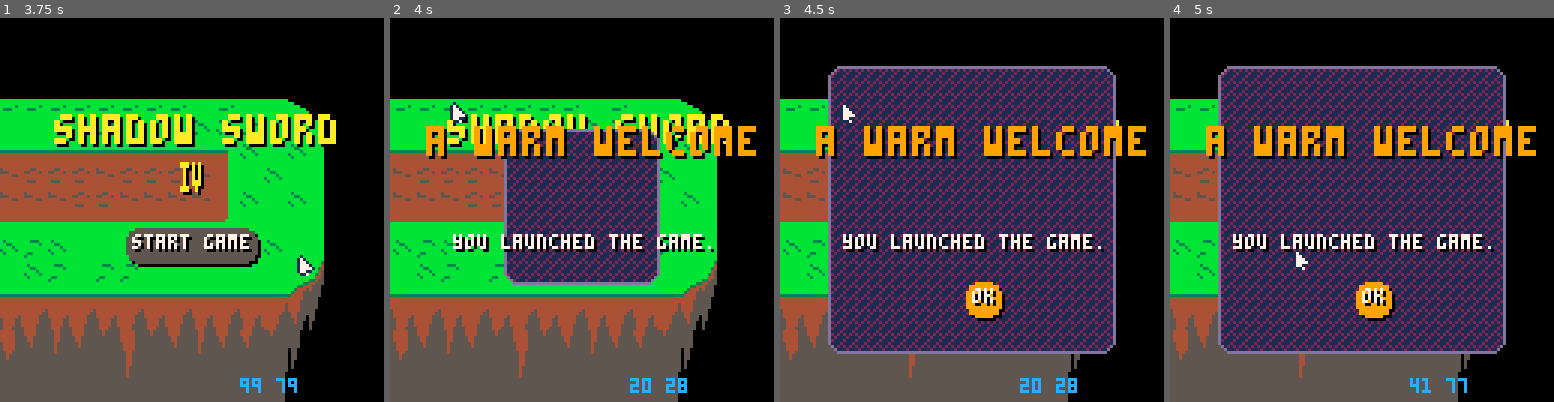
Above: before the commit, frames 1-4 (left to right).
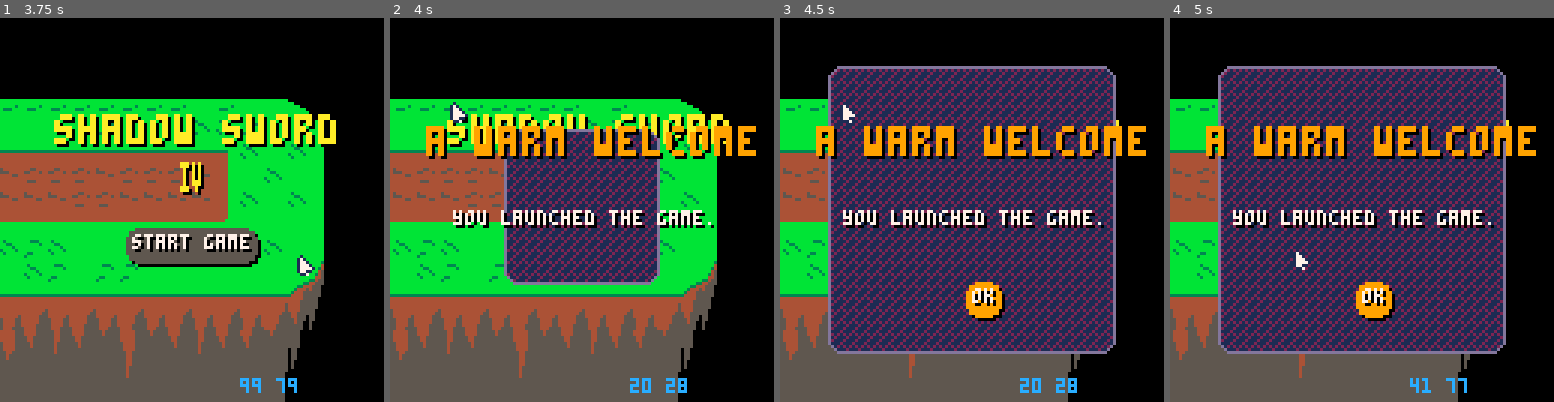
Above: after the commit, the same moments.

Repository: Mastoast/LDJam58
Game: PICO-8 cartridge ldjam58.p8
Same seed, same stepped clock (60 frames per second), same inputs: the game is played once before the commit and once after it.
Inputs (mouse positions are in pixels of both pictures, inside the frame that each line leads up to):
- Up to frame 1 (3.75 s): tap X (X key) at 0.33, 1.07, 1.85, 2.97 s; click (280, 121) at 0.67 s; tap O (Z key) at 0.7, 1.7, 2.1, 2.5, 2.9, 3.3, 3.7 s; click (46, 267) at 1.22 s; click (107, 114) at 1.77 s; click (172, 259) at 2.32 s; click (234, 106) at 2.87 s; click (295, 256) at 3.42 s
- Up to frame 2 (4 s): click (451, 102) at 3.97 s
- Up to frame 3 (4.5 s): tap X (X key) at 4.08 s; tap O (Z key) at 4.1 s
- Up to frame 4 (5 s): tap O (Z key) at 4.5, 4.9 s; click (1292, 248) at 4.52 s

Frame 1 is identical in both runs. In frame 2, 4.0% of the frame differs, in the area x 16-85%, y 50-61%; in frame 3, 4.0%; in frame 4, 4.0%.

Commit message:
Add colorblind badge

Diff:
--- a/achievements.lua
+++ b/achievements.lua
@@ -17,6 +17,7 @@
     {code = "test7", name ="\^t\^wthe end is never the end", description = "wow, you did it!", tip ="launch the game."},
     {code = "test8", name ="\^t\^wkick the bucket", description ="are you proud of yourself?", tip = "it's literal, try the foot mode." },
     {code = "test9", name ="\^t\^ware you lying to me?", description = "è_é", tip = "the the hour to something impossible."},
+    {code = "blind", name ="\^t\^wsecret mission", description = "you successfully prevented//the heist using//the 8 baboons", tip = ""},
     --{code = "", name ="", description = "", tip = ""},
 }
 
--- a/main.lua
+++ b/main.lua
@@ -52,6 +52,7 @@
 gstate
 1 = Menu
 2 = popup
+3 = colorblind mode
 ]]
 
 function restart_progress()
@@ -69,6 +70,8 @@
         update_level()
     elseif gstate == 2 then
         update_popup()
+    elseif gstate == 3 then
+        update_colorblind_mode()
     end
 end
 
@@ -119,7 +122,7 @@
 
 function _draw()
     cls(0)
-
+    if gstate == 3 then return end
     -- camera
     if shake > 0 then
         camera(cam.x - 2 + rnd(5), cam.y - 2 + rnd(5))
@@ -183,6 +186,11 @@
     return flr(min + rnd(max - min))
 end
 
+-- random choice from table
+function rchoice(table)
+    return table[flr(rnd(#table)) + 1]
+end
+
 -- find index for element in table
 function find_item_table_index(item, table)
     for k, v in pairs(table) do
--- a/menu.lua
+++ b/menu.lua
@@ -248,11 +248,20 @@
 
 function init_accessibility_menu()
     local x, y = options_accessibility_menu.x, options_accessibility_menu.y
-    local blindtxt = create(text, x + 64, y + 42)
+
+    local blindtxt = create(text, x + 64, y + 56)
     blindtxt.text = "colorblind mode"
-    blindtxt.is_centered = false
+    blindtxt.is_centered = true
     blindtxt:init()
     blindtxt.selectable = false
+    local blind_cb = create(checkbox, blindtxt.x  - 40, blindtxt.y-1)
+    blind_cb.checked = false
+    blind_cb.on_click = function(self)
+        psfx("error2")
+        unlock_badge("blind")
+        gstate = 3
+        blind_cor = cocreate(colorblind_seq)
+    end
     --
     local bckbtn = create(text, x, y)
     bckbtn.hit_w = 128
@@ -261,6 +270,28 @@
 end
 
 -- stuff
+
+function update_colorblind_mode()
+    if blind_cor and costatus(blind_cor) != 'dead' then
+        coresume(blind_cor)
+        return
+    else
+        blind_cor = nil
+    end
+end
+
+function colorblind_seq()
+    local clickcnt = 0
+    while clickcnt < 12 do
+        if btnp(❎) then
+            prand_sfx()
+            clickcnt += 1
+        end
+        yield()
+    end
+    psfx("error2")
+    gstate = 1
+end
 
 function switch_mode(self)
     mode = self.mode
--- a/popup.lua
+++ b/popup.lua
@@ -10,7 +10,7 @@
     title.is_centered = true
     title.wide = true
     title.color = 9
-    local desc = create(text, cam.x + 64, cam.y + 72, 8, 8, popup_objects)
+    local desc = create(text, cam.x + 64, cam.y + 64, 8, 8, popup_objects)
     desc.text = achievement.description
     desc.is_centered = true
     desc.color = 7
--- a/sounds.lua
+++ b/sounds.lua
@@ -7,6 +7,8 @@
     notif1 = {n = 9, offset = 0, length = 2},
     notif2 = {n = 9, offset = 2, length = 2},
     error1 = {n = 9, offset = 8, length = 1},
+    error2 = {n = 10, offset = 8, length = 1},
+    splash = {n = 10, offset = 0, length = 8},
 }
 
 function psfx(code)
@@ -14,6 +16,16 @@
     local fx = sfxs[code]
     if not fx then printh("NO SFX: "..code) return end
     sfx(fx.n, -1, fx.offset, fx.length)
+end
+
+-- play random sfx
+function prand_sfx()
+    local keys = {}
+    for k in pairs(sfxs) do
+        add(keys, k)
+    end
+    local r = flr(rnd(#keys))+1
+    psfx(keys[r])
 end
 
 
Not shown, changed: the sound effects (__sfx__) section of ldjam58.p8
